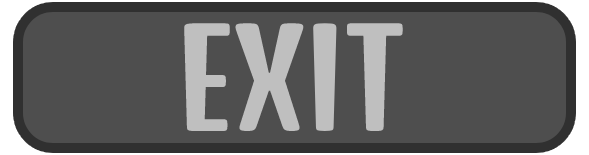
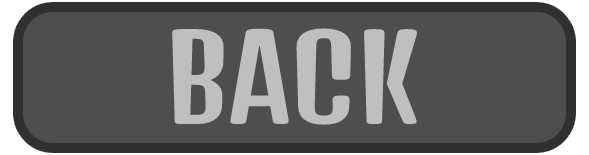
Two versions of the same layered image (589x155). Layer-by-layer changes:
showed "BACK", moved it above "MENU", painted on it over [172, 23, 417, 131]
hid "EXIT", moved it above "SAVE GAME", painted on it over [184, 23, 403, 131]
